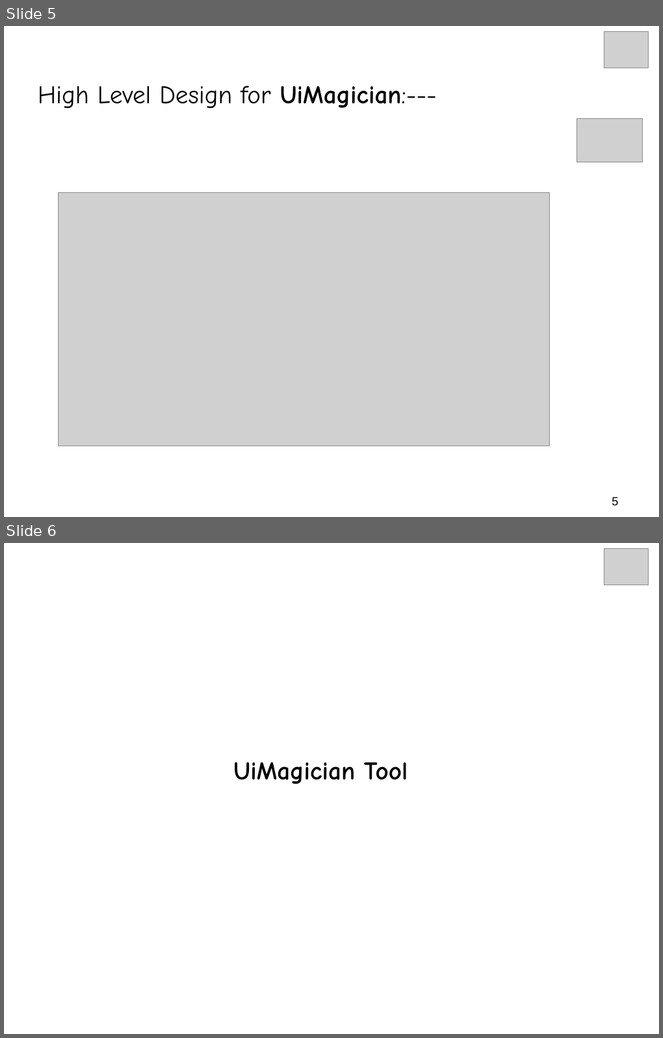
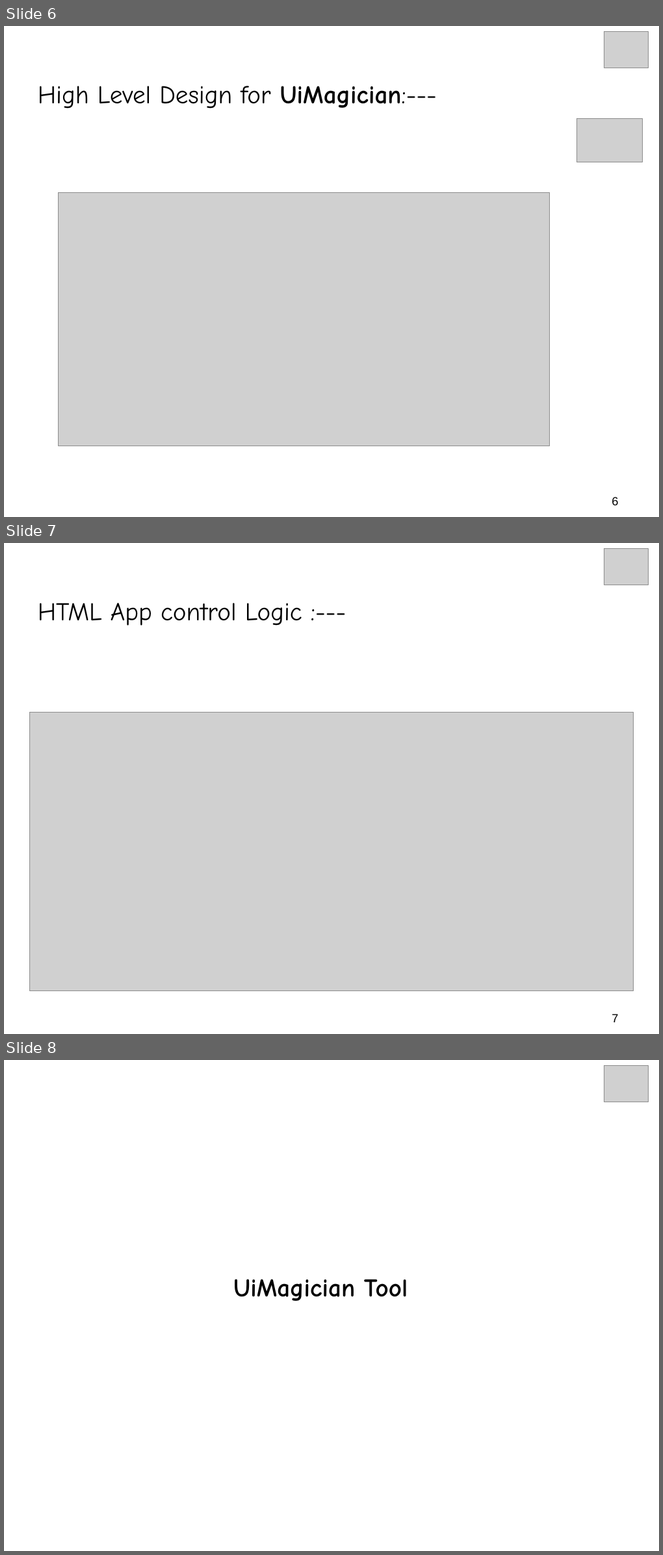
Before and after one commit to dinguluer/UiMagician, a slide deck: tutorials/I_UiMagician_Introduction.ppt. Shown one above the other, each under a label of ours: slides 5 and 6 before the commit, slides 6, 7 and 8 after it. The pictures are 663x1038 and 663x1555 pixels, drawn with LibreOffice and Linux fonts; fonts in the diff are those of the drawing; grey boxes stand for pictures; background and template pictures are left out. Boxes give left, top, right and bottom in pixels: in the first picture for what was removed or moved away, otherwise in the second. Text is boxed around its words. In the diff, an @@ line names an element or a change of style, - is before the commit and + after.

```diff
--- a/tutorials/I_UiMagician_Introduction.ppt
+++ b/tutorials/I_UiMagician_Introduction.ppt
@@ slide 7 added at [4, 543, 659, 1034], background #FFFFFF @@
@@ picture added at [605, 548, 649, 585] @@
@@ text added at [38, 603, 302, 626], 28 pt, text #000000 @@
+HTML App control Logic :---
@@ picture added at [29, 712, 634, 991] @@
@@ page number added at [612, 1014, 618, 1023], 12.9 pt, text #000000 @@
+7
@@ what was slide 5 is now slide 6 @@
@@ page number at [612, 497, 618, 506]: text changed @@
-5
+6
@@ what was slide 6 is now slide 8 @@
```
Also in this commit, not shown: 1 slide changed, 3 other slides added, 2 slides removed.
